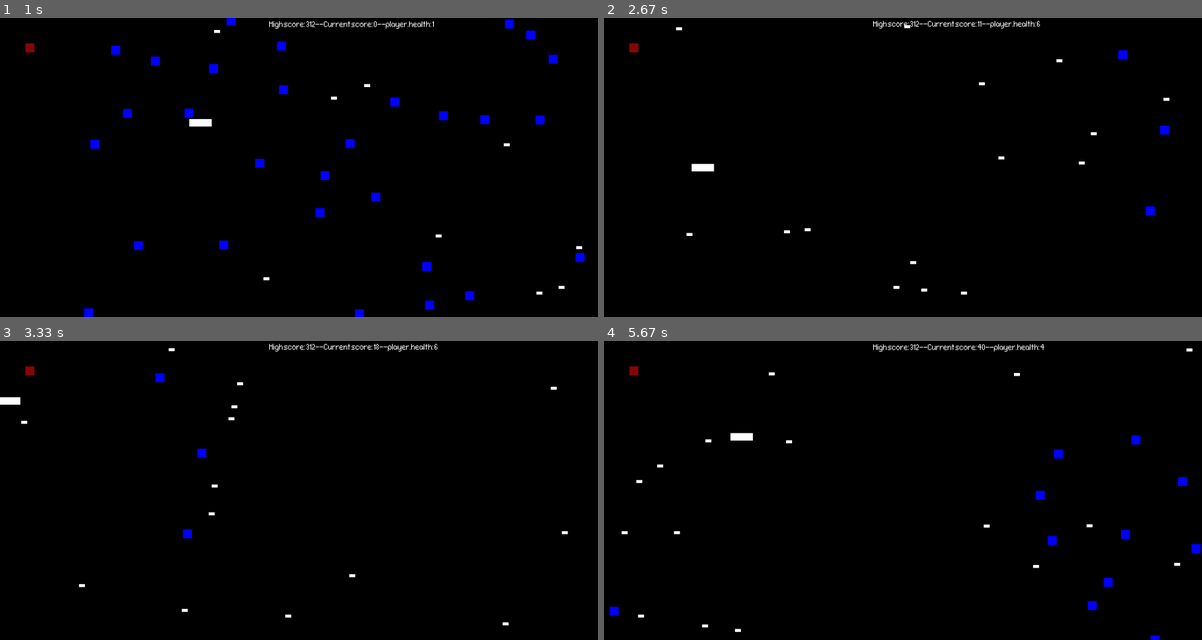
Above: before the commit, frames 1-4 (two rows, left to right).
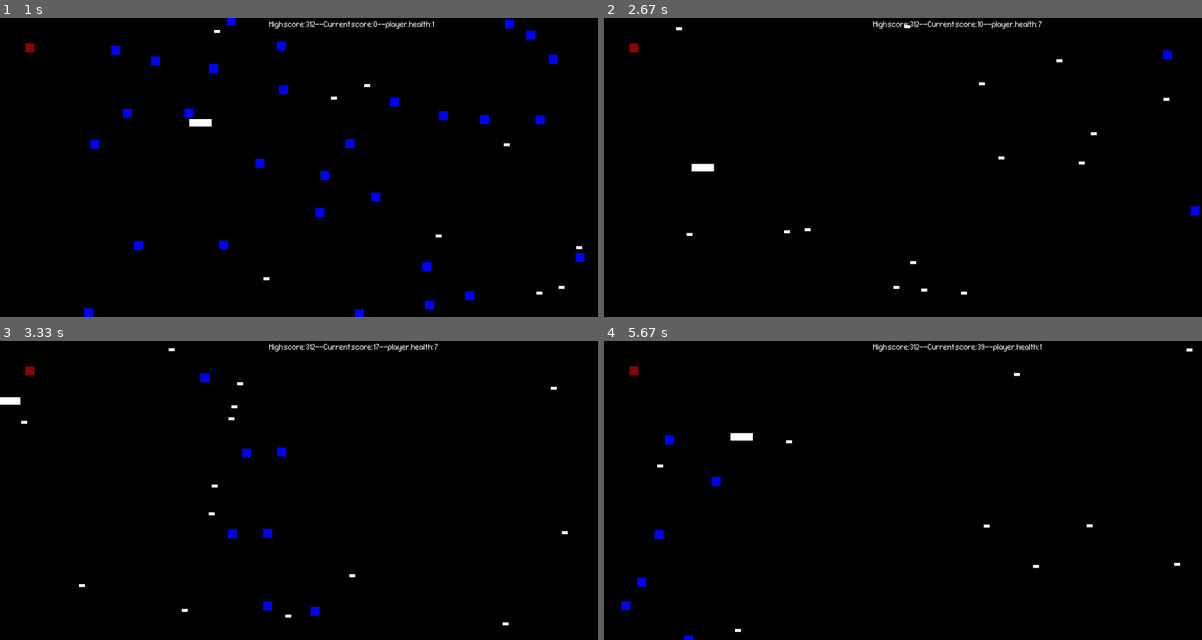
Above: after the commit, the same moments.

Repository: freshJester/pygame-prototypes
Game: pygame game, started from test2.py
Two runs of this game, one before a commit and one after it. Both use one fixed random seed, a clock stepped at 60 frames per second and the inputs below.
Inputs:
- Up to frame 1 (1 s): hold Right 0.33-0.8 s; hold Up from 0.83 s (still down)
- Up to frame 2 (2.67 s): release Up at 1.13 s; hold Right 1.17-1.63 s; hold Left 1.67-2.2 s; hold Down 2.23-2.53 s; hold Left from 2.57 s (still down)
- Up to frame 3 (3.33 s): release Left at 2.97 s; hold Up from 3 s (still down)
- Up to frame 4 (5.67 s): release Up at 3.37 s; hold Right 3.4-4.03 s; hold Down 4.07-4.43 s; hold Left 4.47-4.93 s; hold Right 4.97-5.43 s; hold Up from 5.47 s (still down)

Frame 1 is identical in both runs. In frame 2, 0.5% of the frame differs, in the area x 45-100%, y 0-66%; in frame 3, 0.5%; in frame 4, 1.2%, in the area x 0-100%, y 0-100%.

Commit message:
Fixed multi-clipping with enemy hit box

Diff:
--- a/test2.py
+++ b/test2.py
@@ -79,12 +79,27 @@
         global score
 
         self.rect.move_ip(-self.speed, 0)
+
+        # If this enemy has gone beyond the left border, destroy it, add count to enemies defeated
         if self.rect.right < 0:
             self.kill()
             ENEMIES_DEFEATED += 1
 
             score += 1
 
+        # Check if any enemies have collided with the player
+        if pygame.sprite.spritecollideany(player, enemies,):
+            global running
+            player.health -= 1
+            if player.health < 1:
+                player.kill()
+                running = False
+
+                # If score higher than the high score save the high score to a txt file
+                if score > int(highscore):
+                    with open('highscore.txt', 'w') as f:
+                        f.write(str(score))
+            self.kill()
 
 
 # Define the armor object by extending pygame.sprite.Sprite
@@ -113,6 +128,8 @@
 
             player.health+=1
             self.kill()
+
+
 class Health(pygame.sprite.Sprite):
     def __init__(self, x, y):
         super(Health, self).__init__()
@@ -122,11 +139,6 @@
         self.rect = self.surf.get_rect(
             center=(x, y)
         )
-
-        # self.speed = random.randint(5, 20)
-        self.speed = 30
-    # Move the sprite based on speed
-    # Remove the sprite when it passes the left edge of the screen
 
 
 
@@ -239,19 +251,6 @@
     for entity in all_sprites:
         screen.blit(entity.surf, entity.rect)  # .blit() (Block Transfer) - transfers contents from one surface to another
 
-    # Check if any enemies have collided with the player
-    if pygame.sprite.spritecollideany(player, enemies,):
-        # If so, then remove the player and stop the loop
-        player.health -= 1
-        if player.health<1:
-            player.kill()
-            running = False
-
-            # Save the high score to a txt file, if score higher than the high score
-            if score > int(highscore):
-                with open('highscore.txt', 'w') as f:
-                    f.write(str(score))
-
     # Flip the display
     pygame.display.flip()
 
